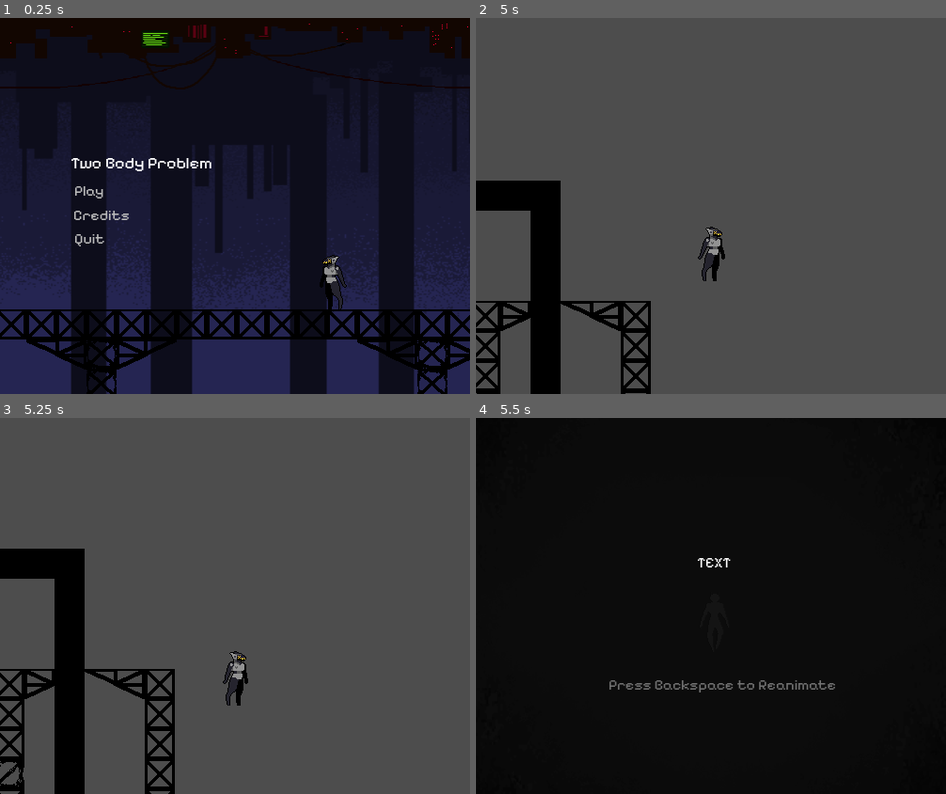
Above: before the commit, frames 1-4 (two rows, left to right).
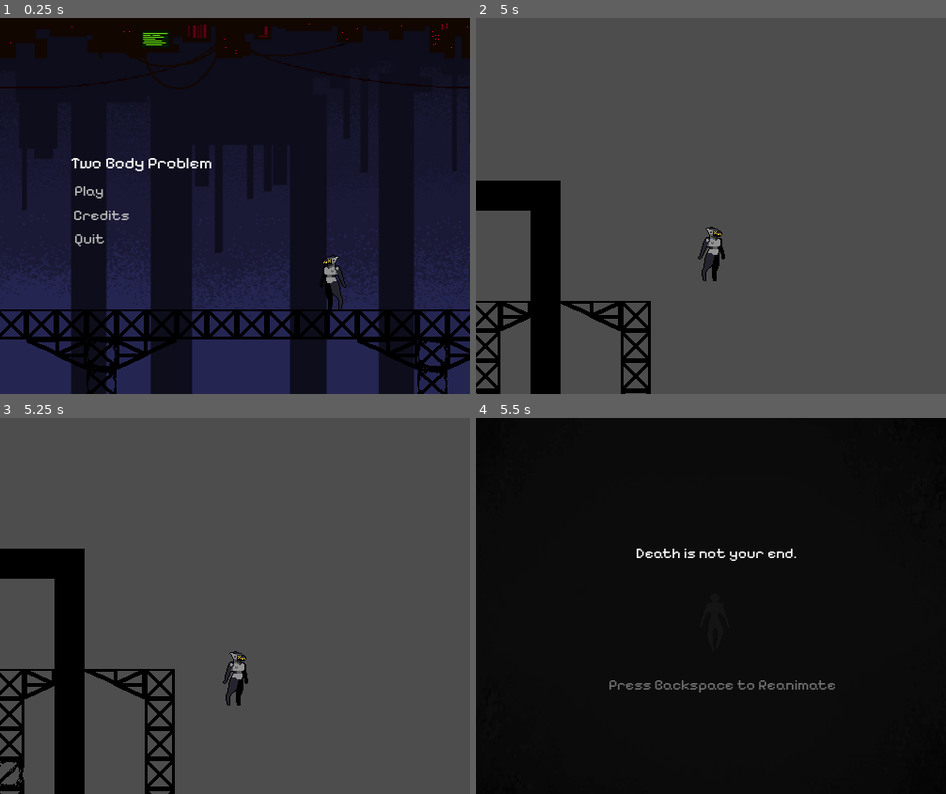
Above: after the commit, the same moments.

Repository: flrping/two-body-problem
Game: Godot game, scene res://scenes/menu/title.tscn
Same seed, same stepped clock (60 frames per second), same inputs: the game is played once before the commit and once after it.
Inputs:
- Up to frame 1 (0.25 s): no input
- Up to frame 2 (5 s): click "Play" at 0.5 s; tap Enter (ui_accept) at 1.25, 1.52, 2.27, 3.77, 4.52 s; hold Right (ui_right) 1.28-2.78 s; hold Left (ui_left) 2.78-3.53 s; hold Right (ui_right) from 3.53 s (still down)
- Up to frame 3 (5.25 s): release Right (ui_right) at 5.03 s; hold Left (ui_left) from 5.03 s (still down)
- Up to frame 4 (5.5 s): keep holding Left (ui_left); tap Enter (ui_accept) at 5.27 s

Frames 1-3 are identical in both runs. In frame 4, 0.4% of the frame differs, in the area x 34-69%, y 34-40%.

Commit message:
death screen text

Diff:
--- a/src/scenes/death_screen.tscn
+++ b/src/scenes/death_screen.tscn
@@ -35,13 +35,14 @@
 
 [node name="Message" type="Label" parent="."]
 layout_mode = 0
-offset_left = 133.0
-offset_top = 144.0
-offset_right = 375.0
-offset_bottom = 167.0
-text = "TEXT"
+offset_left = 104.0
+offset_top = 134.0
+offset_right = 409.0
+offset_bottom = 161.0
+text = "Death is not your end."
 label_settings = SubResource("LabelSettings_7ns25")
 horizontal_alignment = 1
+autowrap_mode = 3
 
 [node name="Reanimate" type="Label" parent="."]
 layout_mode = 0
